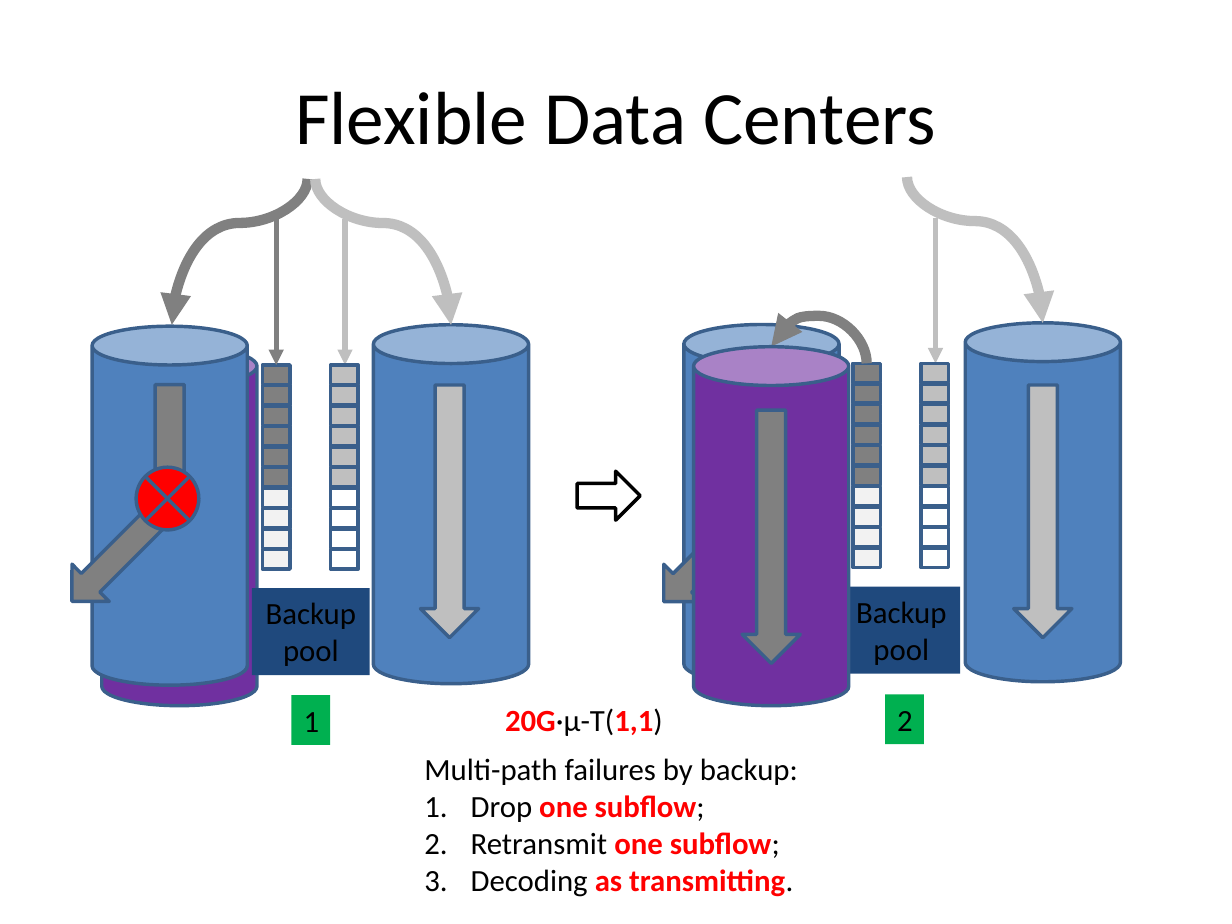
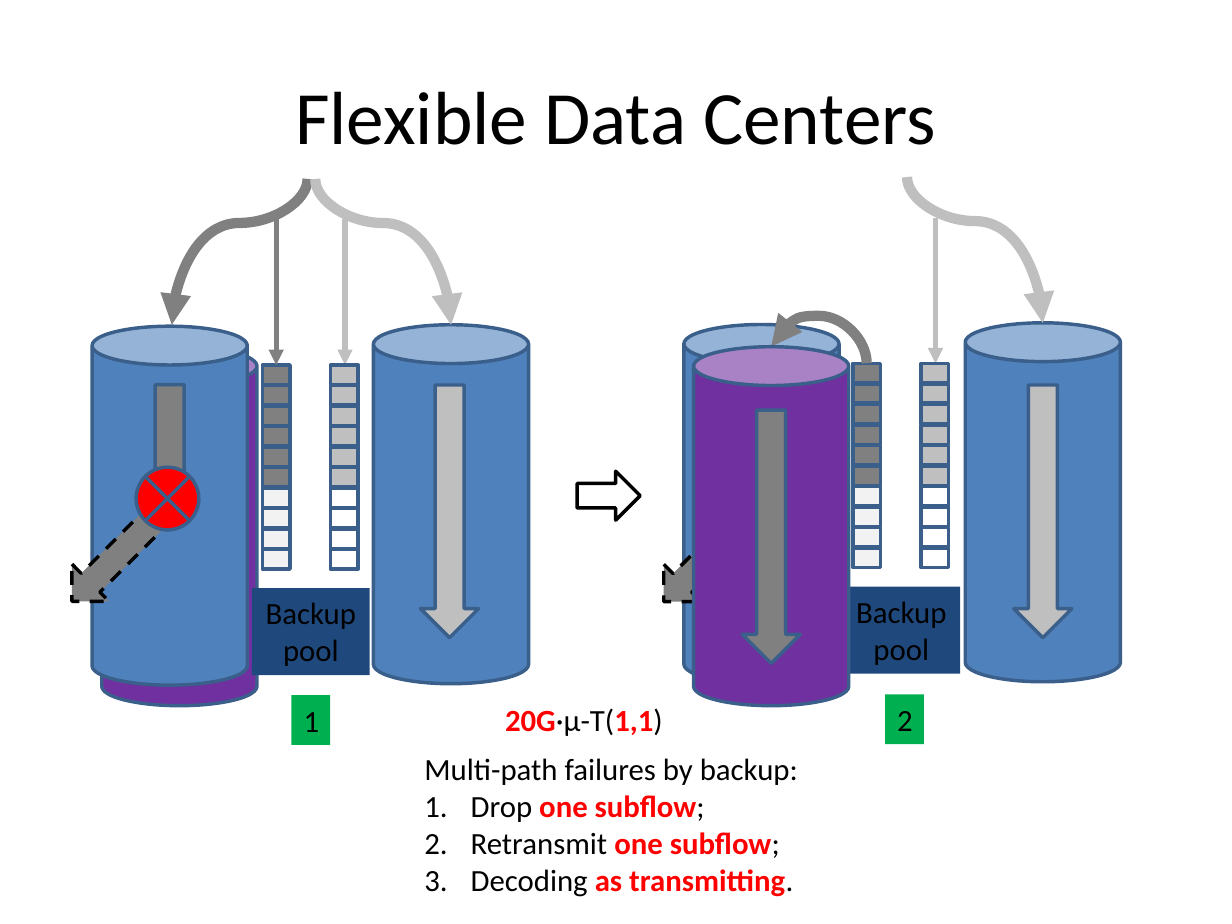
Before and after one commit to yongsen/data_center, a slide deck: slide 5 of Failures Handling for Multi-path TCP in Data Centers.pptx. Drawn at 1232x924 pixels with LibreOffice and Linux fonts; fonts in the diff are those of the drawing. Boxes give left, top, right and bottom in pixels: in the first picture for what was removed or moved away, otherwise in the second. Text is boxed around its words. In the diff, an @@ line names an element or a change of style, - is before the commit and + after.

```diff
--- a/Failures Handling for Multi-path TCP in Data Centers.pptx
+++ b/Failures Handling for Multi-path TCP in Data Centers.pptx
@@ down arrow at [53,491,182,619]: outline #3A5F8C 2 pt to #000000 2 pt dashed @@
@@ down arrow at [646,491,775,619]: outline #3A5F8C 2 pt to #000000 2 pt dashed @@
```
Also in this commit, not shown: 2 other slides changed, 10 other files.
